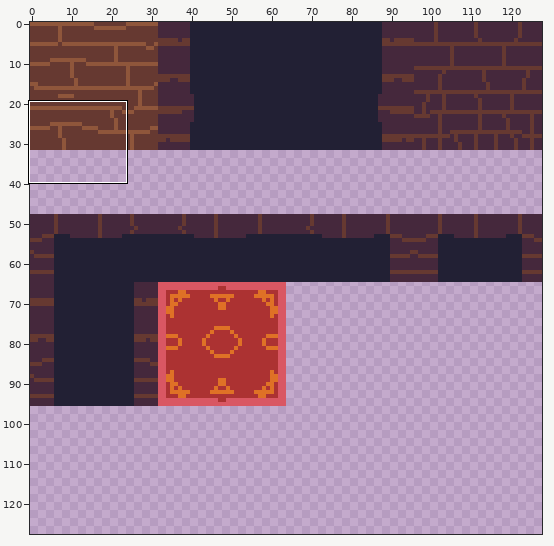
Two states of a sprite sheet, Assets/TilePalette/FirstLevelPng/TileMap(bad).png. Above: a wide view before the commit, with the close-up outlined.
Close-up. Before the commit:
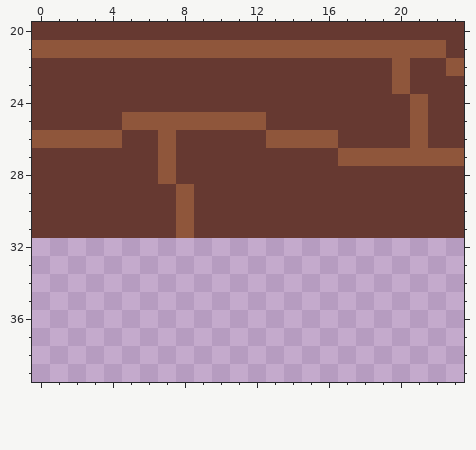
The file is 128x128 pixels. Shown: x 0..23, y 20..39. The commit also changed other parts of the picture, which this record leaves out.
The result:
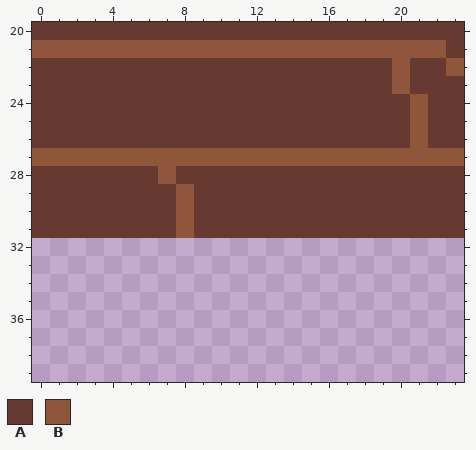
Palette (. is transparent): A #663931  B #8f563b
Change:
{"y":25,"x":5,"old":"BBBBBBBB","new":"AAAAAAAA"}
{"y":26,"x":0,"old":"BBBBB","new":"AAAAA"}
{"y":26,"x":7,"old":"B","new":"A"}
{"y":26,"x":13,"old":"BBBB","new":"AAAA"}
{"y":27,"x":0,"old":"AAAAAAA","new":"BBBBBBB"}
{"y":27,"x":8,"old":"AAAAAAAAA","new":"BBBBBBBBB"}
{"label":"changed","picture_box":[32,112,338,166]}
